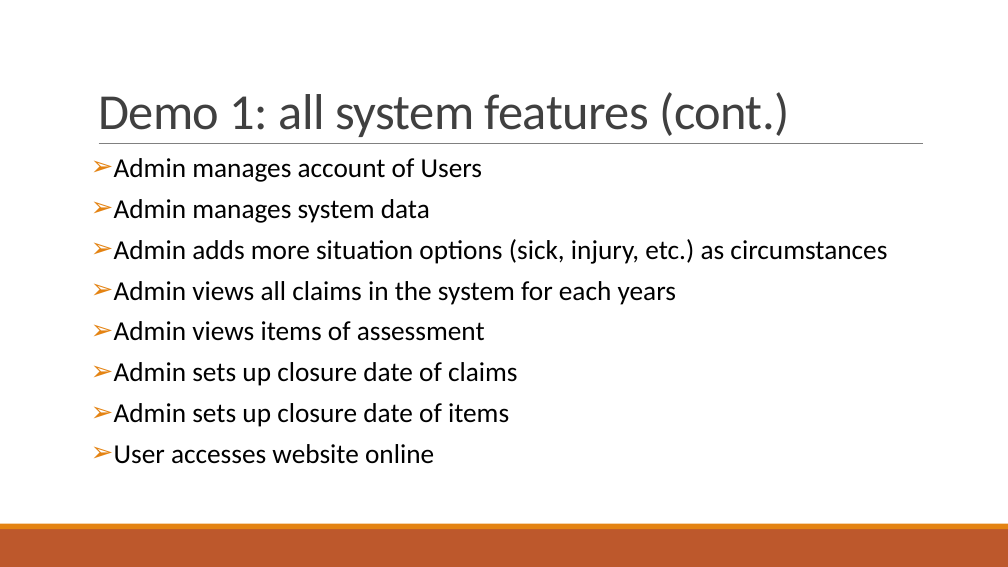
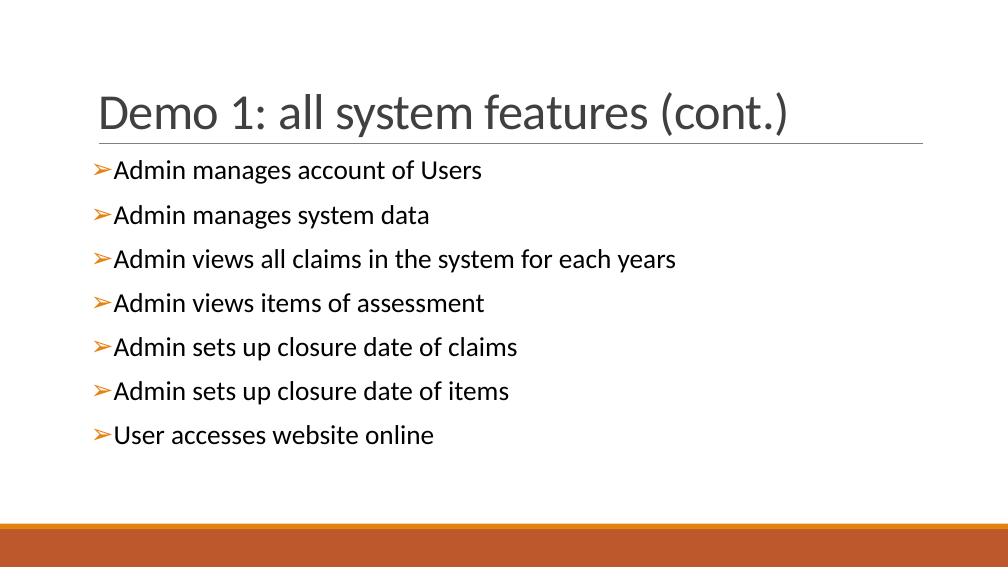
Before and after one commit to kaka-develop/ec-management, a slide deck: slide 16 of documents/Presentation.pptx (slide 13 before the commit). Drawn at 1008x567 pixels with LibreOffice and Linux fonts; fonts in the diff are those of the drawing. Boxes give left, top, right and bottom in pixels: in the first picture for what was removed or moved away, otherwise in the second. Text is boxed around its words. In the diff, an @@ line names an element or a change of style, - is before the commit and + after.

```diff
--- a/documents/Presentation.pptx
+++ b/documents/Presentation.pptx
@@ text "Admin manages account of Users" at (114,160,676,445): line spacing 0.8 to 0.9 @@
@@ text at (114,239,887,264): paragraph removed @@
-➢ Admin adds more situation options (sick, injury, etc.) as circumstances
```
Also in this commit, not shown: 1 other slide changed, 5 slides added, 2 slides removed, 6 other files.
